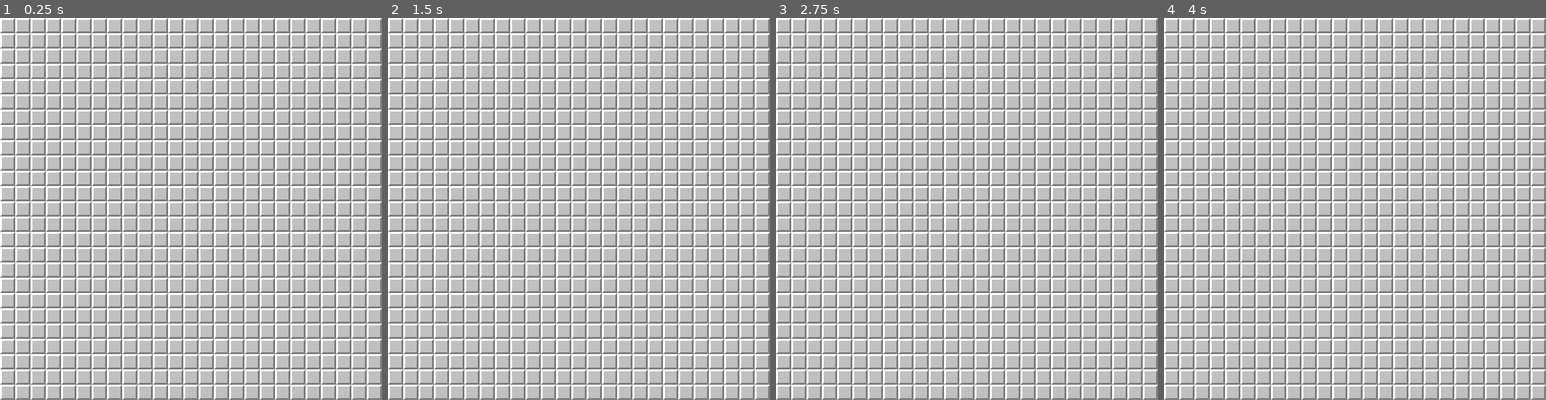
Above: before the commit, frames 1-4 (left to right).
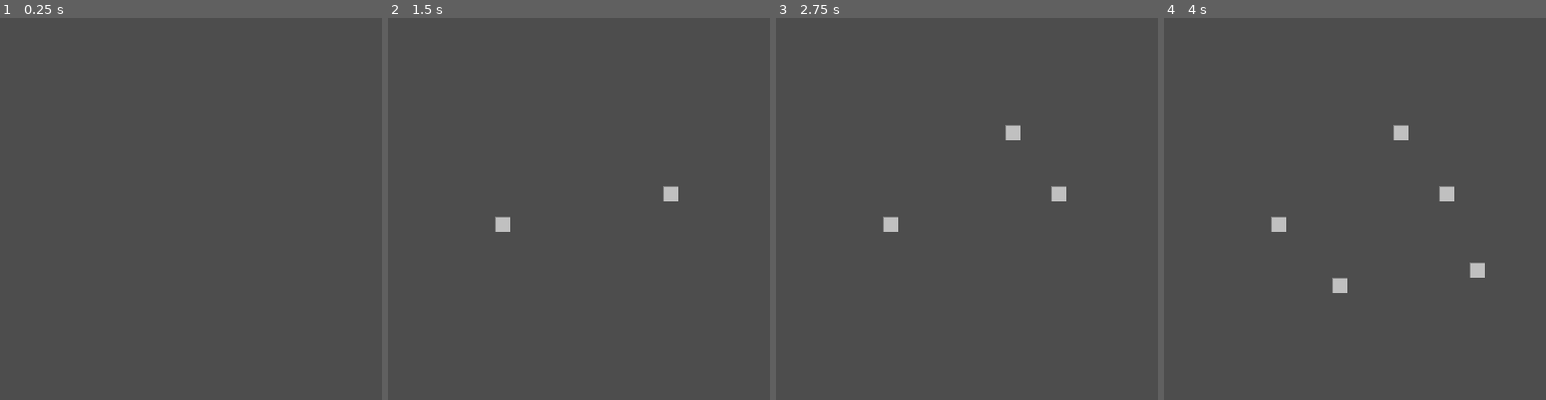
Above: after the commit, the same moments.

Repository: Insoi/reinventing-minesweeper-2.0
Game: Godot game, scene res://game.tscn
Same seed, same stepped clock (60 frames per second), same inputs: the game is played once before the commit and once after it.
Inputs (mouse positions are in pixels of both pictures, inside the frame that each line leads up to):
- Up to frame 1 (0.25 s): no input
- Up to frame 2 (1.5 s): tap Enter at 0.5 s; move the mouse to (663, 189) at 0.52 s; click (663, 189) at 0.67 s; tap Space at 1.25 s; move the mouse to (502, 228) at 1.27 s; click (502, 228) at 1.42 s
- Up to frame 3 (2.75 s): tap Enter at 2 s; move the mouse to (1005, 124) at 2.02 s; click (1005, 124) at 2.17 s
- Up to frame 4 (4 s): tap Space at 2.75 s; move the mouse to (1335, 285) at 2.77 s; click (1335, 285) at 2.92 s; tap Enter at 3.5 s; move the mouse to (1469, 266) at 3.52 s; click (1469, 266) at 3.67 s

The runs differ from the first frame. In frame 1, 100% of the frame differs, in the area x 0-100%, y 0-100%; in frame 2, 100%; in frame 3, 100%; in frame 4, 100%.
Error after the commit: Invalid operands 'int' and 'Vector2i' in operator '=='. (res://cell_tiles.gd:35)

Commit message:
generation for bombs and clicking

Diff:
--- a/cell_tiles.gd
+++ b/cell_tiles.gd
@@ -3,9 +3,11 @@
 const board_height : int = 25
 const board_width : int = 25
 const cell_size : int = 16
+const bombs : int = (board_height * board_width / 100) * 20 # as in 20% of the total cells on the board
 
 const unexplored_cell = Vector2i(0,0)
 const blank_cell = Vector2i(0,15)
+const bomb_cell = Vector2i(0,5)
 
 var cell_array = []
 
@@ -25,14 +27,47 @@
 			row.append(0)
 		cell_array.append(row)
 
-	#set each cell to be unexplored
+	#place down x amt bombs randomly
+	for i in bombs:
+		var random_pos = Vector2(randi_range(0, board_height-1), randi_range(0, board_width-1))
+		var found_cell = cell_array[random_pos.x][random_pos.y]
+
+		while found_cell == bomb_cell:
+			random_pos = Vector2(randi_range(0, board_height-1), randi_range(0, board_width-1))
+			found_cell = cell_array[random_pos.x][random_pos.y]
+
+		cell_array[random_pos.x][random_pos.y] = bomb_cell
+
+	#assign each cell with a number / empty
 	for y in board_height:
 		for x in board_width:
-			cell_array[x][y] = unexplored_cell
+
+
+			#draw all cells as unexplored in the start
 			set_cell(Vector2(x,y), 0, unexplored_cell)
 
 	print(cell_array)
 
+func get_nearby_cells(tile_cell): #-> Array:
+	pass
+	#TODO: +1 and -1 on each axis, then also get corners. Ignore if index doesn't exist
+
+func _input(event):
+	if event is InputEventMouseButton:
+		var mouse_pos = get_global_mouse_position()
+
+		if event.pressed and event.button_index == MouseButton.MOUSE_BUTTON_LEFT: # open tile cell up / detect nearby cells with array
+			var tile_pos = (mouse_pos / 16).floor()
+			var tile_data = cell_array[tile_pos.x][tile_pos.y]
+			print(1, tile_data)
+
+			cell_array[tile_pos.x][tile_pos.y] = blank_cell
+			set_cell(Vector2(tile_pos.x, tile_pos.y), 0, blank_cell)
+			print(2, tile_data)
+
+
+		if event.pressed and event.button_index == MouseButton.MOUSE_BUTTON_RIGHT: # add a flag / remove flag
+			print("RIGHT:", event, get_global_mouse_position())
 
 
 # Called every frame. 'delta' is the elapsed time since the previous frame.
--- a/game.tscn
+++ b/game.tscn
@@ -1,7 +1,7 @@
-[gd_scene load_steps=2 format=3 uid="uid://d2ah0va8gbi54"]
+[gd_scene format=3 uid="uid://d2ah0va8gbi54"]
 
 [ext_resource type="PackedScene" uid="uid://bouewfwao61xb" path="res://cell_tiles.tscn" id="1_80nbo"]
 
-[node name="game" type="Node2D"]
+[node name="game" type="Node2D" unique_id=555629509]
 
-[node name="TileMapLayer" parent="." instance=ExtResource("1_80nbo")]
+[node name="TileMapLayer" parent="." unique_id=430647745 instance=ExtResource("1_80nbo")]
--- a/project.godot
+++ b/project.godot
@@ -8,11 +8,15 @@
 
 config_version=5
 
+[animation]
+
+compatibility/default_parent_skeleton_in_mesh_instance_3d=true
+
 [application]
 
 config/name="Reinventing Minesweeper 2.0"
 run/main_scene="res://game.tscn"
-config/features=PackedStringArray("4.5", "Forward Plus")
+config/features=PackedStringArray("4.6", "Forward Plus")
 config/icon="res://icon.svg"
 
 [display]
